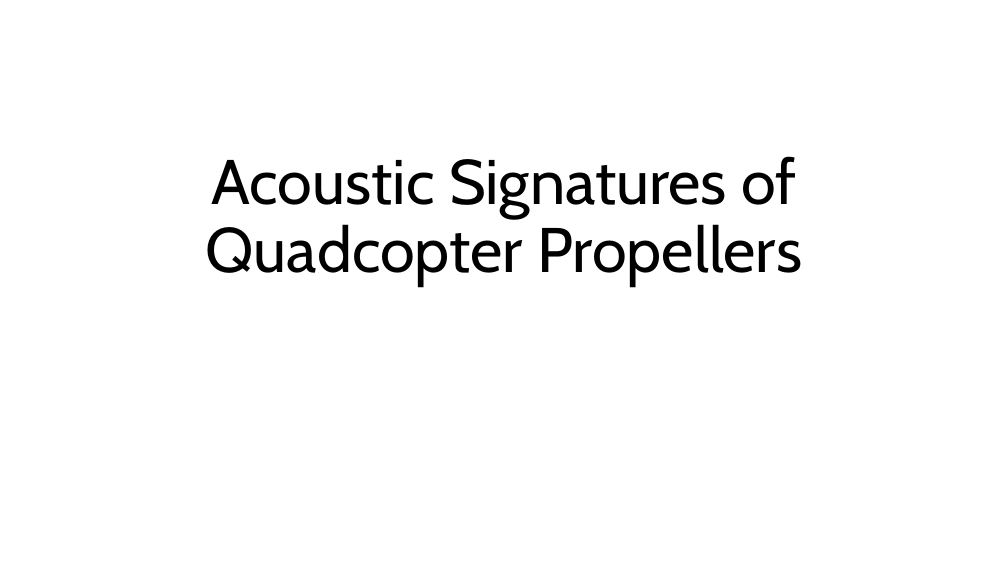
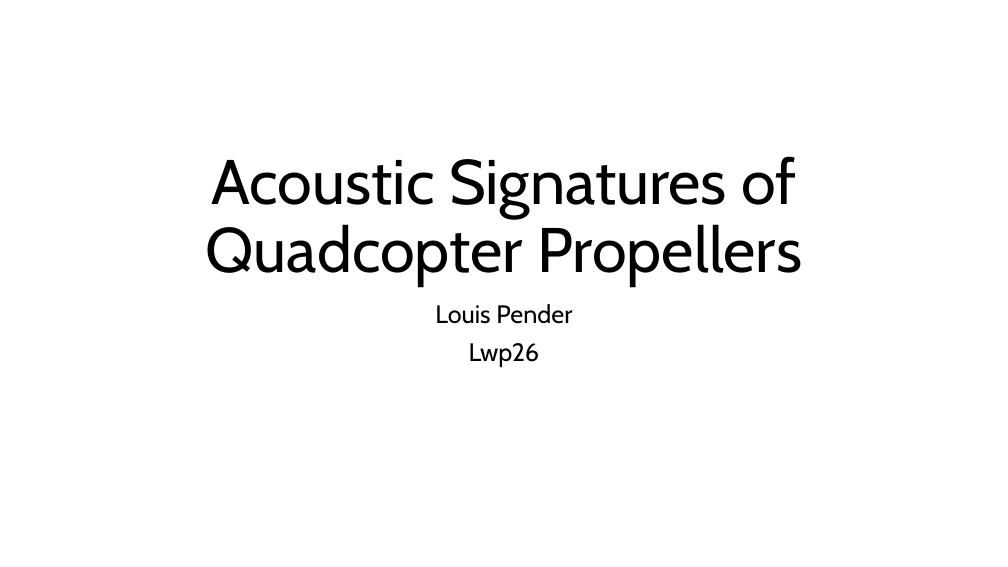
Before and after one commit to lpender3672/propeller-acoustics, a slide deck: slide 1 of deliverables/michaelmas_presentation.pptx. Drawn at 1008x567 pixels with LibreOffice and Linux fonts; fonts in the diff are those of the drawing. Boxes give left, top, right and bottom in pixels: in the first picture for what was removed or moved away, otherwise in the second. Text is boxed around its words. In the diff, an @@ line names an element or a change of style, - is before the commit and + after.

```diff
--- a/deliverables/michaelmas_presentation.pptx
+++ b/deliverables/michaelmas_presentation.pptx
@@ subtitle added at [435, 304, 572, 367], 24 pt, text #000000 @@
+Louis Pender
+Lwp26
```
Also in this commit, not shown: 3 other slides changed, 4 other files.
